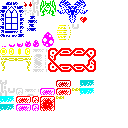
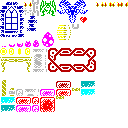
Layers edited between the first and the second 128×128 image:
painted on "Background" over [0, 0, 128, 112]
